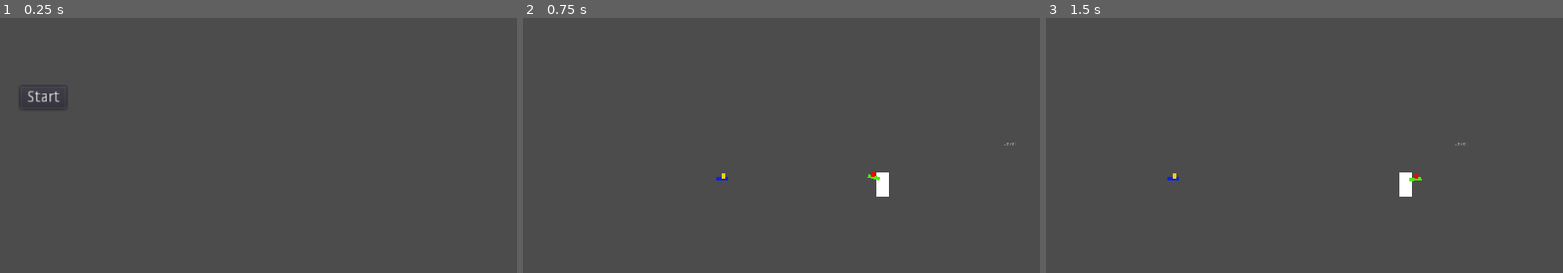
Above: before the commit, frames 1-3 (left to right).
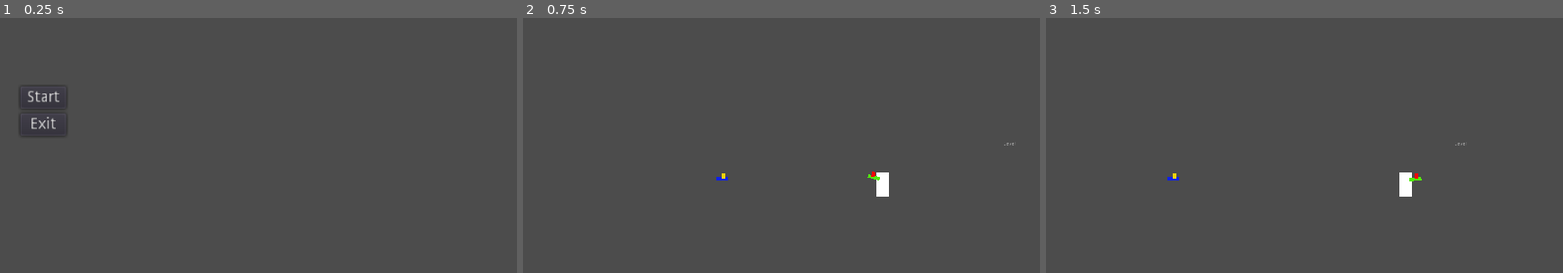
Above: after the commit, the same moments.

Repository: LuizzDutra/Remorse-of-Blue-Pen
Game: Godot game, scene res://Base.tscn
Same seed, same stepped clock (60 frames per second), same inputs: the game is played once before the commit and once after it.
Inputs (mouse positions are in pixels of both pictures, inside the frame that each line leads up to):
- Up to frame 1 (0.25 s): no input
- Up to frame 2 (0.75 s): click "Start" at 0.5 s
- Up to frame 3 (1.5 s): tap Enter at 1.25 s; move the mouse to (outside the picture) at 1.27 s; hold D (move_right) from 1.28 s (still down); hold Shift (dash) from 1.28 s (still down)

The runs differ from the first frame. In frame 1, 0.1% of the frame differs, in the area x 3-13%, y 38-47%; in frame 2, nothing differs; in frame 3, nothing differs.

Commit message:
Exit button

Diff:
--- a/Scenes/Menu.tscn
+++ b/Scenes/Menu.tscn
@@ -3,7 +3,6 @@
 [ext_resource path="res://Scripts/Menu.gd" type="Script" id=1]
 
 [node name="Menu" type="Control"]
-visible = false
 anchor_right = 1.0
 anchor_bottom = 1.0
 size_flags_horizontal = 3
@@ -25,4 +24,11 @@
 margin_bottom = 20.0
 text = "Start"
 
+[node name="ExitButton" type="Button" parent="GridContainer"]
+margin_top = 24.0
+margin_right = 41.0
+margin_bottom = 44.0
+text = "Exit"
+
 [connection signal="pressed" from="GridContainer/StartButton" to="." method="_on_StartButton_pressed"]
+[connection signal="pressed" from="GridContainer/ExitButton" to="." method="_on_ExitButton_pressed"]
--- a/Scripts/Menu.gd
+++ b/Scripts/Menu.gd
@@ -5,3 +5,6 @@
 
 func _on_StartButton_pressed():
 	emit_signal("start_game")
+
+func _on_ExitButton_pressed():
+	get_tree().quit()
